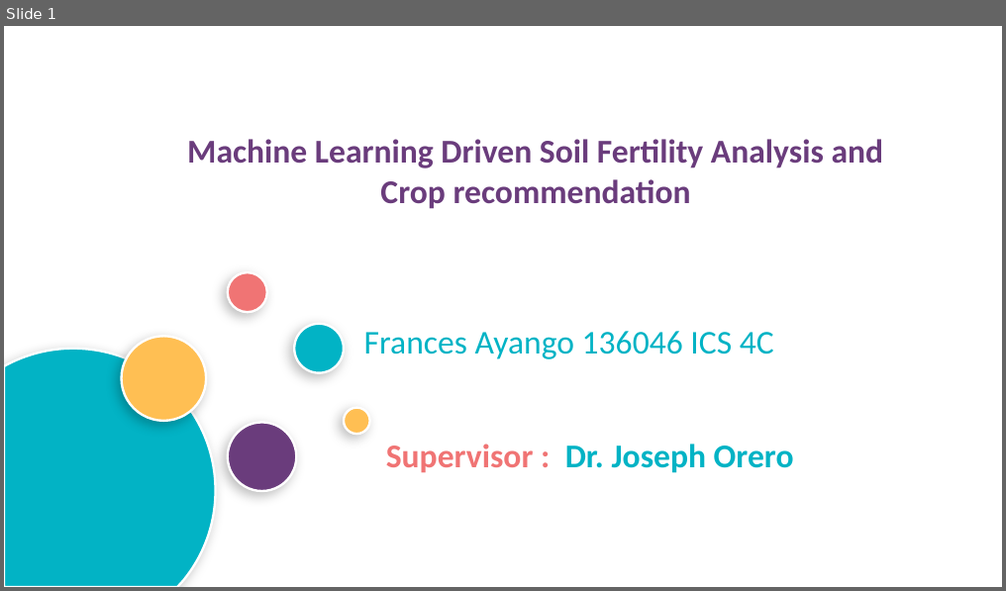
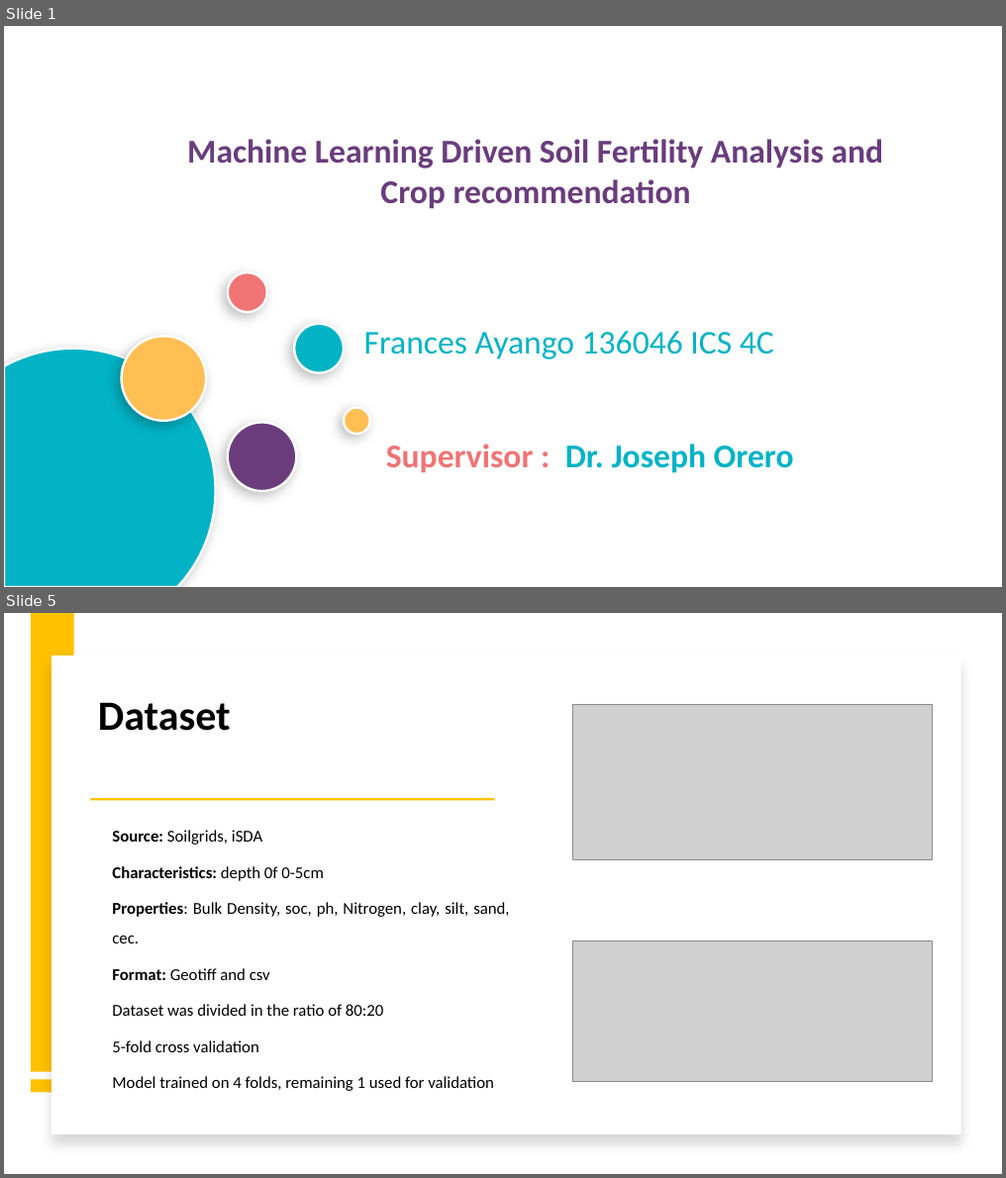
Before and after one commit to frances22-cloud/Soil-Fertility-Analysis, a slide deck: ppt.pptx. Shown one above the other, each under a label of ours: slide 1 before the commit, slides 1 and 5 after it; the slides between them are not shown. The pictures are 1006x591 and 1006x1178 pixels, drawn with LibreOffice and Linux fonts; fonts in the diff are those of the drawing; grey boxes stand for pictures; background and template pictures are left out. Boxes give left, top, right and bottom in pixels: in the first picture for what was removed or moved away, otherwise in the second. Text is boxed around its words. In the diff, an @@ line names an element or a change of style, - is before the commit and + after.

```diff
--- a/ppt.pptx
+++ b/ppt.pptx
@@ slide 5 added at (x1=4, y1=613, x2=1002, y2=1174), background #FFFFFF @@
@@ rectangle added at (x1=31, y1=613, x2=74, y2=1072), fill #FFC000 @@
@@ rectangle added at (x1=52, y1=656, x2=960, y2=1136), fill #FFFFFF @@
@@ title added at (x1=98, y1=702, x2=231, y2=731), 40 pt, text #000000, bold @@
+Dataset
@@ picture added at (x1=573, y1=704, x2=933, y2=861) @@
@@ rectangle added at (x1=90, y1=799, x2=494, y2=801), fill #FFC000 @@
@@ text added at (x1=112, y1=830, x2=509, y2=1091), 16 pt, text #000000 @@
+Source: Soilgrids, iSDA
+Characteristics: depth 0f 0-5cm
+Properties: Bulk Density, soc, ph, Nitrogen, clay, silt, sand, cec.
+Format: Geotiff and csv
+Dataset was divided in the ratio of 80:20
+5-fold cross validation
+Model trained on 4 folds, remaining 1 used for validation
@@ picture added at (x1=573, y1=941, x2=933, y2=1082) @@
@@ rectangle added at (x1=31, y1=1079, x2=74, y2=1092), fill #FFC000 @@
```
Also in this commit, not shown: 3 slides changed, 2 other slides added, 12 slides removed, 24 other files.
